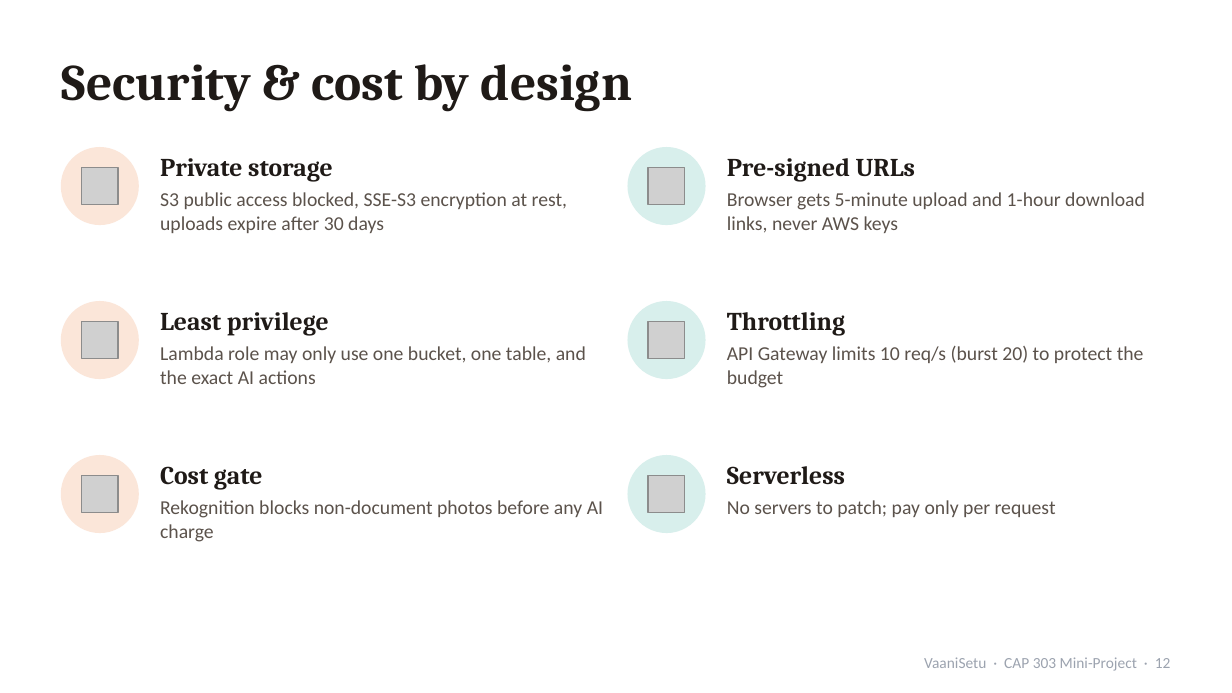
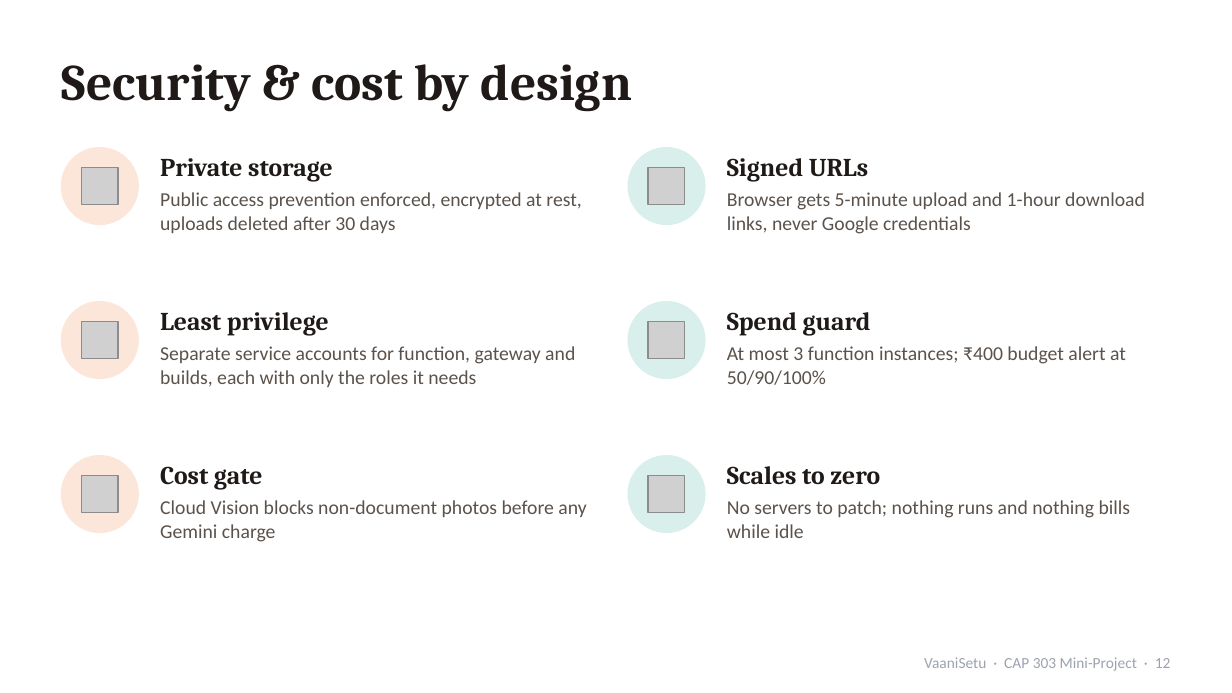
Before and after one commit to 17mohak/vaanisetu, a slide deck: slide 12 of deliverables/VaaniSetu_Presentation.pptx. Drawn at 1232x693 pixels with LibreOffice and Linux fonts; fonts in the diff are those of the drawing; grey boxes stand for pictures. Boxes give left, top, right and bottom in pixels: in the first picture for what was removed or moved away, otherwise in the second. Text is boxed around its words. In the diff, an @@ line names an element or a change of style, - is before the commit and + after.

```diff
--- a/deliverables/VaaniSetu_Presentation.pptx
+++ b/deliverables/VaaniSetu_Presentation.pptx
@@ text at [727,158,868,182]: text changed @@
-Pre-signed URLs
+Signed URLs
@@ text at [160,192,581,233]: text changed @@
-S3 public access blocked, SSE-S3 encryption at rest, uploads expire after 30 days
+Public access prevention enforced, encrypted at rest, uploads deleted after 30 days
@@ text at [727,192,1145,234]: text changed @@
-Browser gets 5-minute upload and 1-hour download links, never AWS keys
+Browser gets 5-minute upload and 1-hour download links, never Google credentials
@@ text at [727,312,871,336]: text changed @@
-Throttling
+Spend guard
@@ text at [160,346,575,387]: text changed @@
-Lambda role may only use one bucket, one table, and the exact AI actions
+Separate service accounts for function, gateway and builds, each with only the roles it needs
@@ text at [727,346,1126,385]: text changed @@
-API Gateway limits 10 req/s (burst 20) to protect the budget
+At most 3 function instances; ₹400 budget alert at 50/90/100%
@@ text at [727,466,880,485]: text changed @@
-Serverless
+Scales to zero
@@ text at [160,500,586,542]: text changed @@
-Rekognition blocks non-document photos before any AI charge
+Cloud Vision blocks non-document photos before any Gemini charge
@@ text at [727,500,1131,538]: text changed @@
-No servers to patch; pay only per request
+No servers to patch; nothing runs and nothing bills while idle
```
Also in this commit, not shown: 10 other slides changed, 1 other file.
